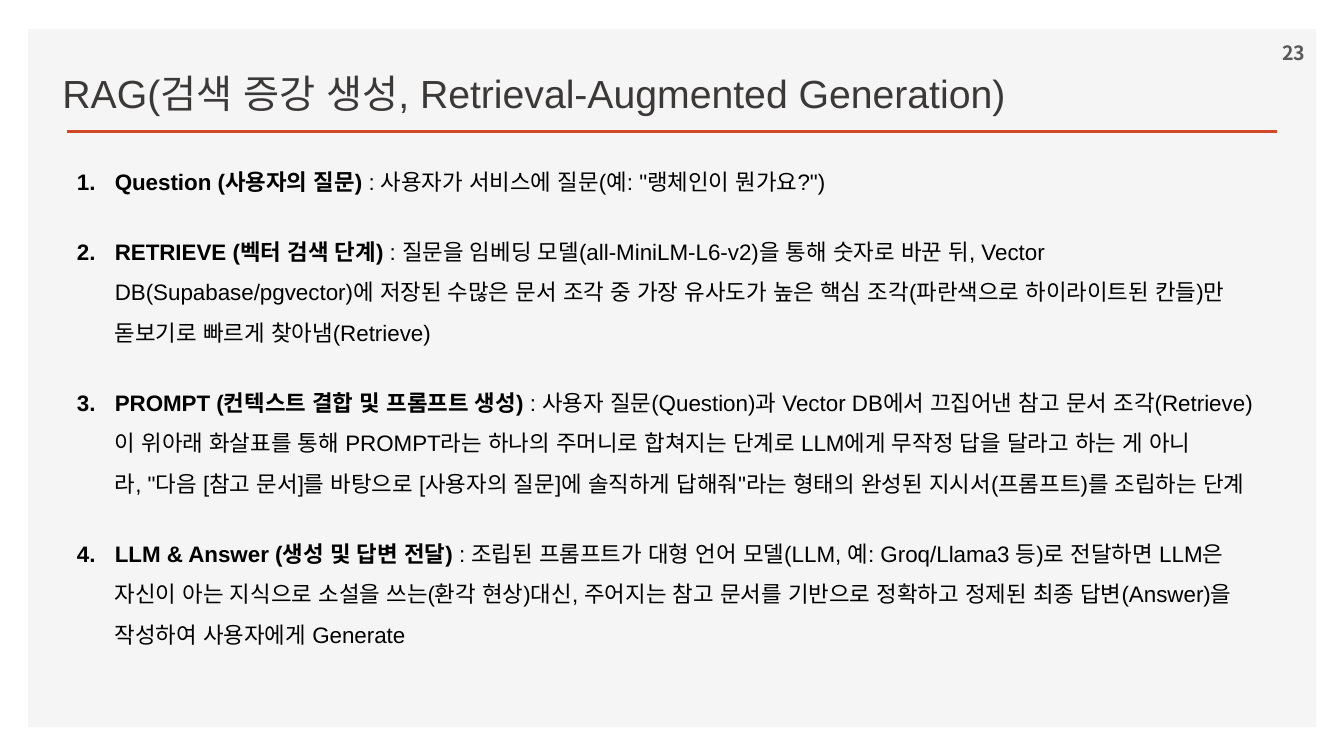
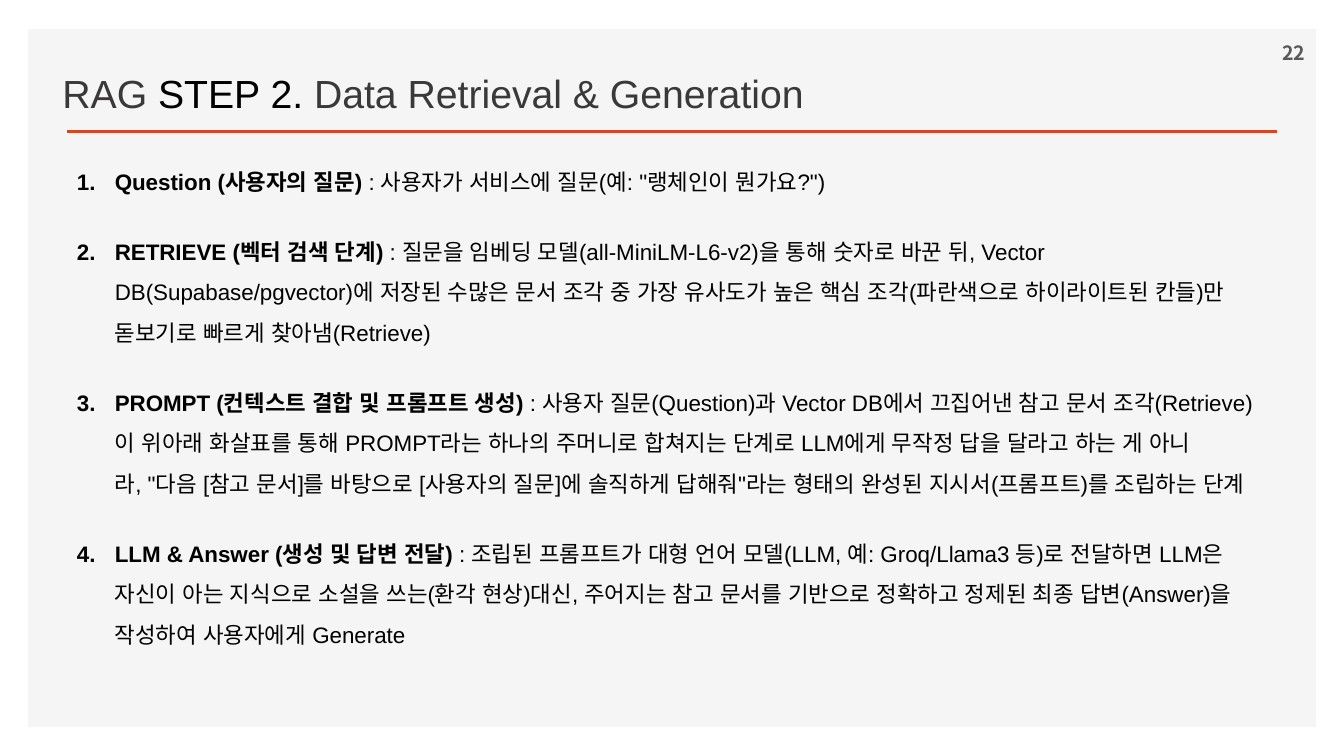
Before and after one commit to ancestor9/2026_Fall_Learning-Langchain-AI-Agent, a slide deck: slide 22 of ppts/CHAPTER 2 RAG Part I_Indexing Your Data.pptx (slide 23 before the commit). Drawn at 1344x756 pixels with LibreOffice and Linux fonts; fonts in the diff are those of the drawing; background and template pictures are left out. Boxes give left, top, right and bottom in pixels: in the first picture for what was removed or moved away, otherwise in the second. Text is boxed around its words. In the diff, an @@ line names an element or a change of style, - is before the commit and + after.

```diff
--- a/ppts/CHAPTER 2 RAG Part I_Indexing Your Data.pptx
+++ b/ppts/CHAPTER 2 RAG Part I_Indexing Your Data.pptx
@@ page number at [1282,45,1305,60]: text changed @@
-23
+22
@@ text at [62,79,804,109]: text changed @@
-RAG(검색 증강 생성, Retrieval-Augmented Generation)
+RAG STEP 2. Data Retrieval & Generation
```
Also in this commit, not shown: 4 other slides changed, 1 slide removed.
